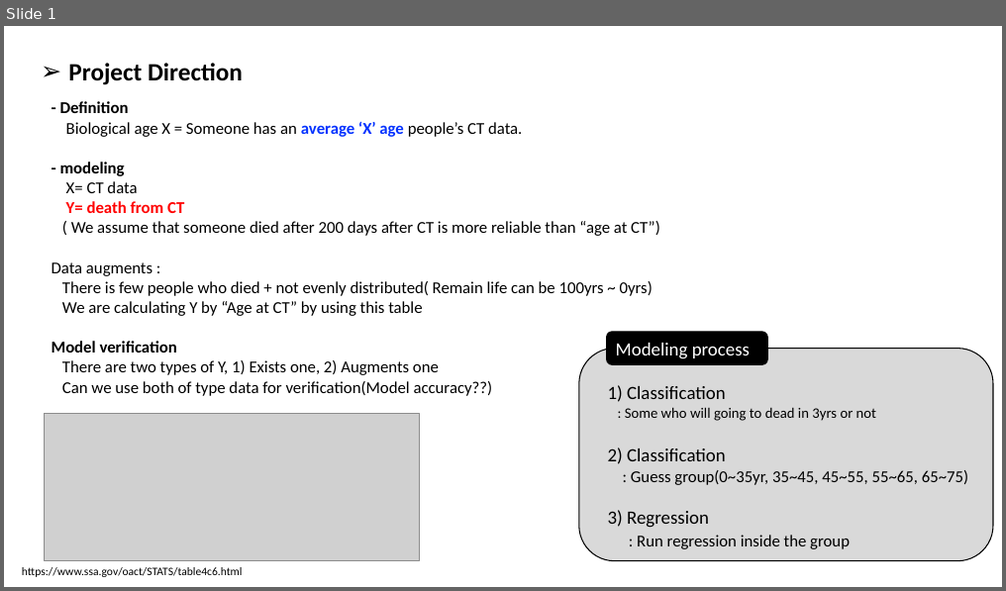
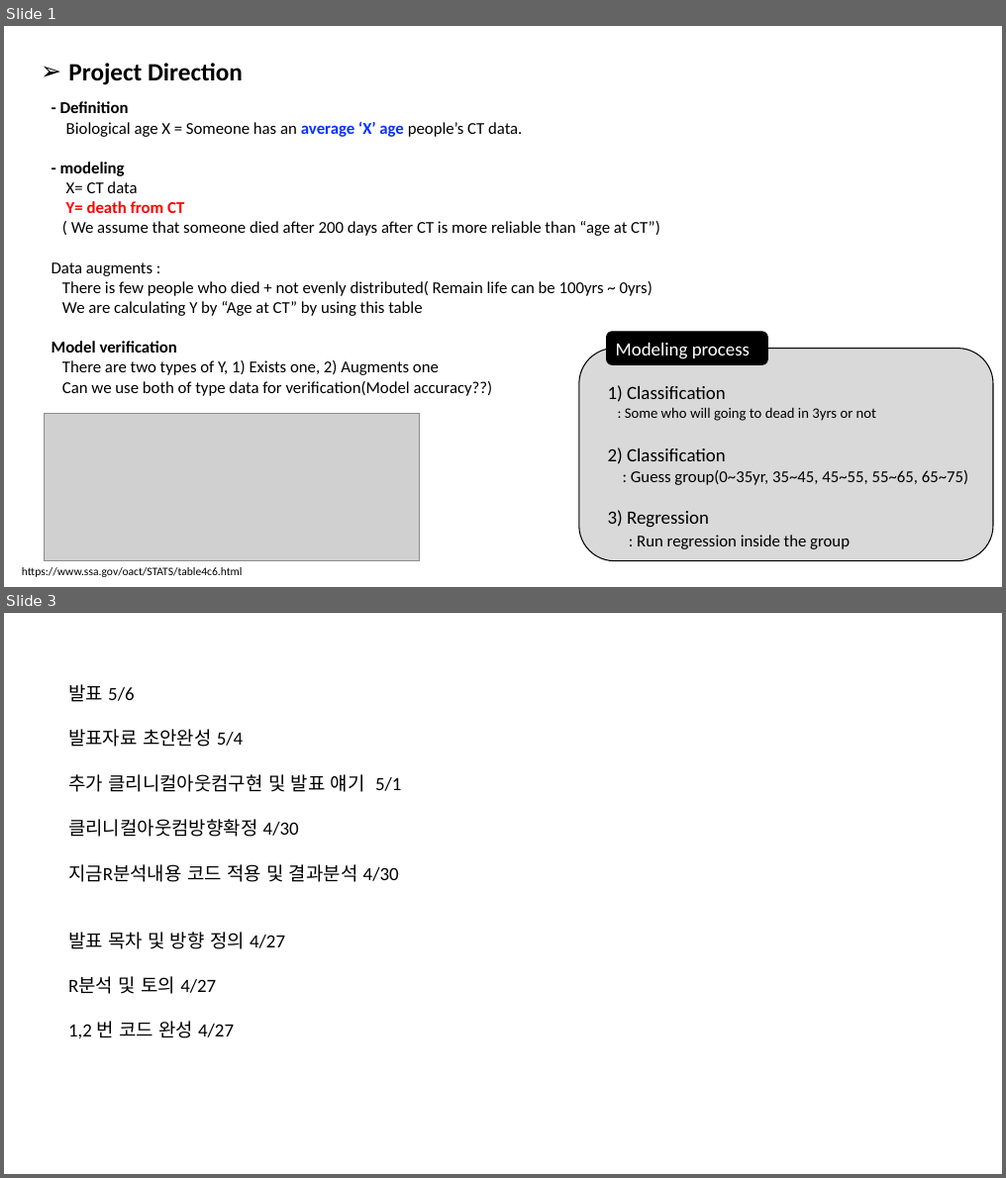
Before and after one commit to yourlucky/ML_Medical_predict, a slide deck: yoon_python/3_proj_check.pptx. Shown one above the other, each under a label of ours: slide 1 before the commit, slides 1 and 3 after it; the slides between them are not shown. The pictures are 1006x591 and 1006x1178 pixels, drawn with LibreOffice and Linux fonts; fonts in the diff are those of the drawing; grey boxes stand for pictures. Boxes give left, top, right and bottom in pixels: in the first picture for what was removed or moved away, otherwise in the second. Text is boxed around its words. In the diff, an @@ line names an element or a change of style, - is before the commit and + after.

```diff
--- a/yoon_python/3_proj_check.pptx
+++ b/yoon_python/3_proj_check.pptx
@@ slide 3 added at (4,613,1002,1174), background #FFFFFF @@
@@ text added at (68,684,401,1040), 18 pt, text #000000 @@
+발표 5/6
+발표자료 초안완성 5/4
+추가 클리니컬아웃컴구현 및 발표 얘기 5/1
+클리니컬아웃컴방향확정 4/30
+지금R분석내용 코드 적용 및 결과분석 4/30
+발표 목차 및 방향 정의 4/27
+R분석 및 토의 4/27
+1,2 번 코드 완성 4/27
```
Also in this commit, not shown: 1 other slide added.
